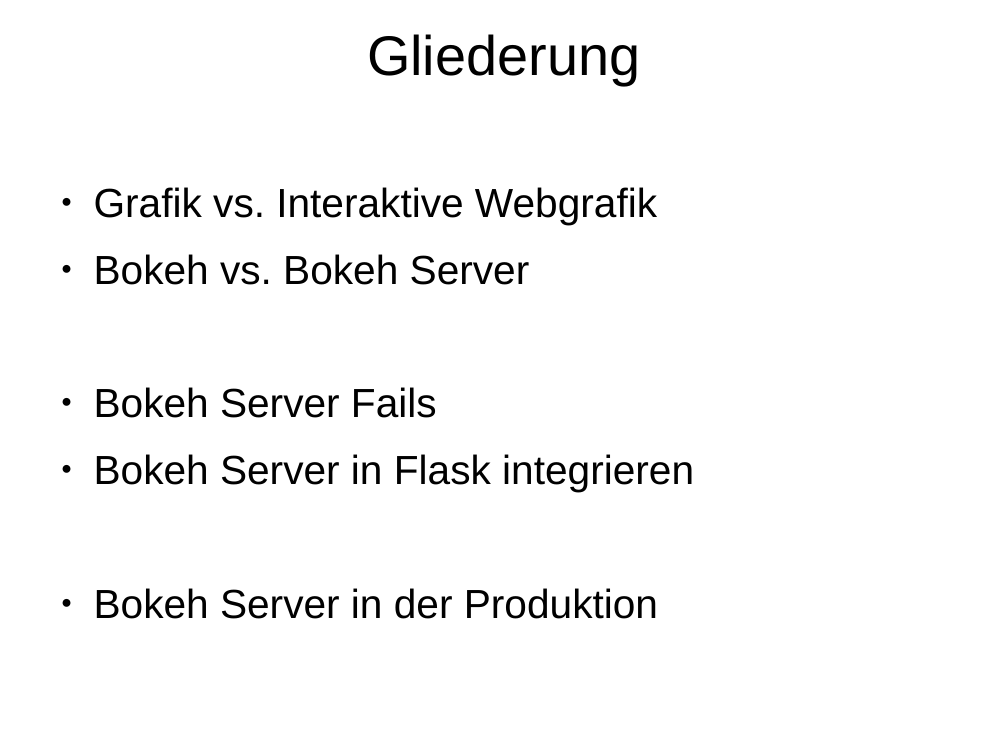
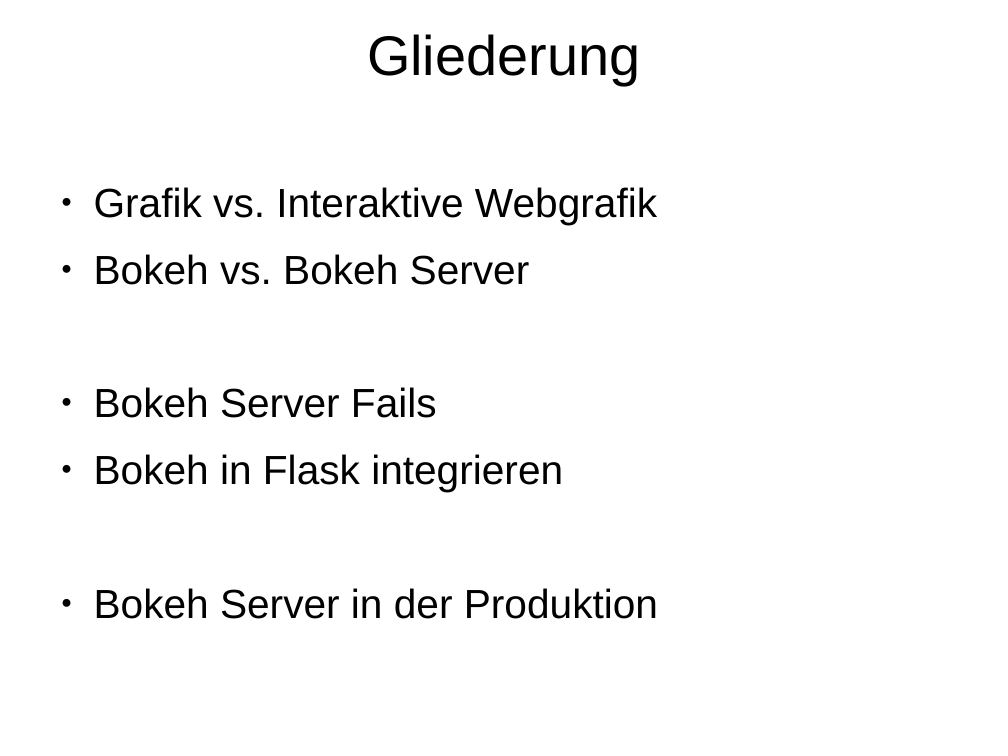
Before and after one commit to Inqbus/python_summit, a slide deck: slide 3 of vortrag/bokeh_sandra.odp. Drawn at 1008x756 pixels with LibreOffice and Linux fonts; fonts in the diff are those of the drawing. Boxes give left, top, right and bottom in pixels: in the first picture for what was removed or moved away, otherwise in the second. Text is boxed around its words. In the diff, an @@ line names an element or a change of style, - is before the commit and + after.

```diff
--- a/vortrag/bokeh_sandra.odp
+++ b/vortrag/bokeh_sandra.odp
@@ text at (x1=94, y1=454, x2=563, y2=492): text changed @@
-● Bokeh Server in Flask integrieren
+● Bokeh in Flask integrieren
```
Also in this commit, not shown: 8 other slides changed, 3 slides added.
